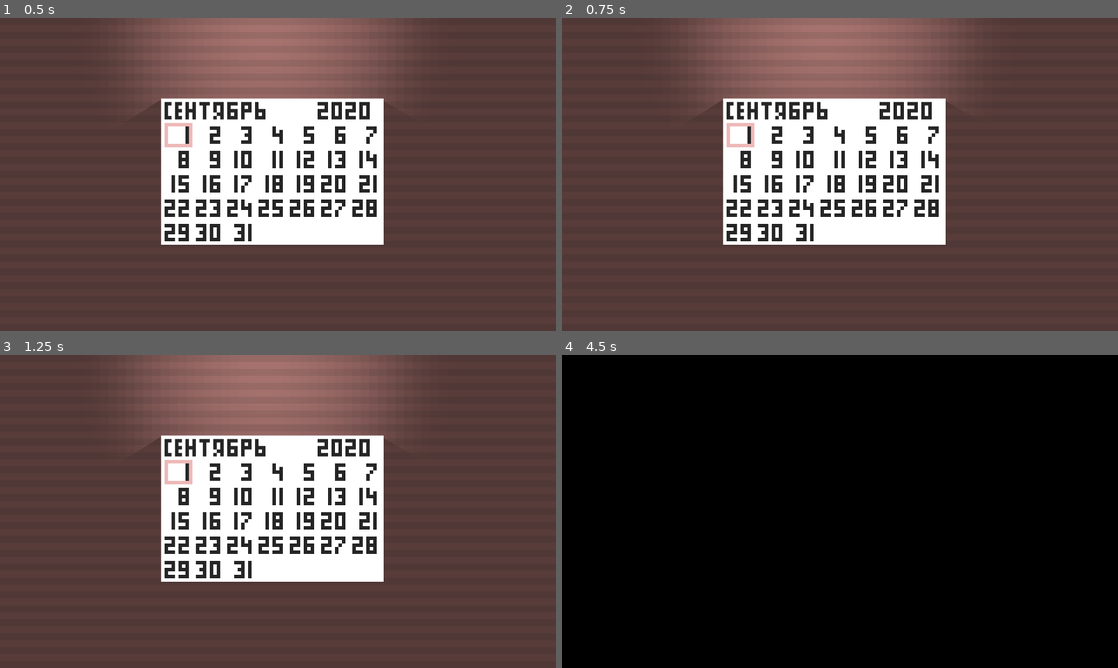
Above: before the commit, frames 1-4 (two rows, left to right).
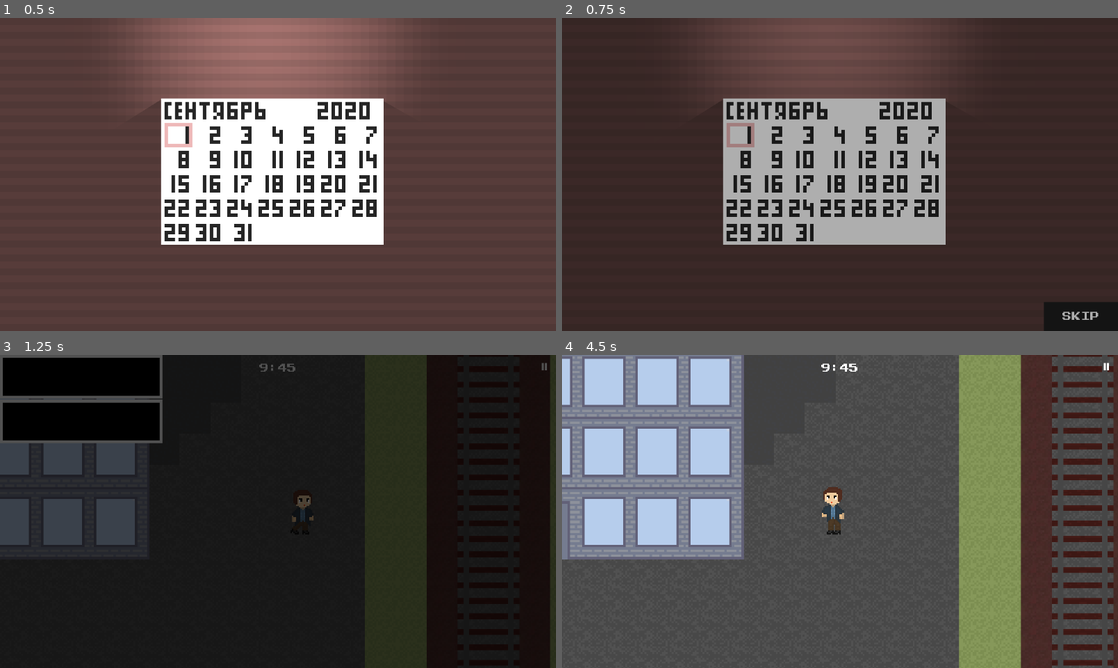
Above: after the commit, the same moments.

Repository: ordinary-dev/student-quest
Game: Godot game, scene res://Scenes/Chapter1/29.calendar.tscn
Two runs of this game, one before a commit and one after it. Both use one fixed random seed, a clock stepped at 60 frames per second and the inputs below. This scene is started directly instead of the project's main scene.
Inputs (mouse positions are in pixels of both pictures, inside the frame that each line leads up to):
- Up to frame 1 (0.5 s): no input
- Up to frame 2 (0.75 s): tap Enter (ui_accept) at 0.5 s; move the mouse to (962, 158) at 0.52 s; hold Right (ui_right) from 0.53 s (still down); click (962, 158) at 0.67 s
- Up to frame 3 (1.25 s): keep holding Right (ui_right); tap Enter (ui_accept) at 0.77 s
- Up to frame 4 (4.5 s): release Right (ui_right) at 1.25 s; drag from (728, 527) to (812, 574) at 1.27 s; move the mouse to (895, 442) at 2.02 s; hold Right (ui_right) 2.03-2.75 s; click (895, 442) at 2.17 s; drag from (812, 574) to (673, 464) at 2.77 s; move the mouse to (1006, 558) at 3.52 s; hold Left (ui_left) 3.53-4.25 s; click (1006, 558) at 3.67 s; tap Enter (ui_accept) at 3.77 s; tap Space (skip_scene, bound only after the commit) at 4.15 s; drag from (673, 464) to (756, 433) at 4.27 s

Frame 1 is identical in both runs. In frame 2, 96% of the frame differs, in the area x 0-100%, y 0-100%; in frame 3, 94%; in frame 4, 100%.

Commit message:
Add the ability to skip some scenes

Diff:
--- a/Scenes/Chapter1/01.date1.tscn
+++ b/Scenes/Chapter1/01.date1.tscn
@@ -1,6 +1,7 @@
-[gd_scene load_steps=2 format=2]
+[gd_scene load_steps=3 format=2]
 
 [ext_resource path="res://Scenes/templates/Animated_text.tscn" type="PackedScene" id=1]
+[ext_resource path="res://Scenes/ui/Skip.tscn" type="PackedScene" id=2]
 
 [node name="Control" type="Control"]
 anchor_right = 1.0
@@ -12,3 +13,7 @@
 [node name="Control" parent="." instance=ExtResource( 1 )]
 text_2 = "NIGHT"
 next_scene = "res://Scenes/Chapter1/02.fireworks.tscn"
+
+[node name="Skip" parent="." instance=ExtResource( 2 )]
+obj = NodePath("../Control")
+method = "load_scene"
--- a/Scenes/Chapter1/02.fireworks.tscn
+++ b/Scenes/Chapter1/02.fireworks.tscn
@@ -1,8 +1,9 @@
-[gd_scene load_steps=7 format=2]
+[gd_scene load_steps=8 format=2]
 
 [ext_resource path="res://Sprites/fireworks/fireworks.tres" type="Texture" id=1]
 [ext_resource path="res://Sprites/character.png" type="Texture" id=2]
 [ext_resource path="res://Sprites/light.png" type="Texture" id=3]
+[ext_resource path="res://Scenes/ui/Skip.tscn" type="PackedScene" id=4]
 
 [sub_resource type="GDScript" id=1]
 script/source = "extends Node2D
@@ -26,6 +27,10 @@
 
 
 func _on_AnimationPlayer_animation_finished(_anim_name) -> void:
+	load_scene()
+
+
+func load_scene() -> void:
 	SCENES.load_scene(next_scene)
 "
 
@@ -212,4 +217,8 @@
 __meta__ = {
 "_edit_use_anchors_": false
 }
+
+[node name="Skip" parent="." instance=ExtResource( 4 )]
+obj = NodePath("..")
+method = "load_scene"
 [connection signal="animation_finished" from="AnimationPlayer" to="." method="_on_AnimationPlayer_animation_finished"]
--- a/Scenes/Chapter1/05.train.tscn
+++ b/Scenes/Chapter1/05.train.tscn
@@ -1,7 +1,8 @@
-[gd_scene load_steps=7 format=2]
+[gd_scene load_steps=8 format=2]
 
 [ext_resource path="res://Sprites/train/field.png" type="Texture" id=1]
 [ext_resource path="res://Sprites/train/train_front.png" type="Texture" id=2]
+[ext_resource path="res://Scenes/ui/Skip.tscn" type="PackedScene" id=3]
 [ext_resource path="res://Sprites/train/train_main.png" type="Texture" id=4]
 [ext_resource path="res://Sprites/light.png" type="Texture" id=5]
 
@@ -35,6 +36,10 @@
 		offset_start, offset_end, time, Tween.TRANS_LINEAR)
 	effect.start()
 	yield(get_tree().create_timer(time), \"timeout\")
+	load_scene()
+
+
+func load_scene() -> void:
 	SCENES.load_scene(next_scene, false, false)
 "
 
@@ -118,3 +123,7 @@
 
 [node name="CanvasModulate" type="CanvasModulate" parent="."]
 color = Color( 0.635294, 0.713726, 0.713726, 1 )
+
+[node name="Skip" parent="." instance=ExtResource( 3 )]
+obj = NodePath("..")
+method = "load_scene"
--- a/Scenes/Chapter1/06.train_window.tscn
+++ b/Scenes/Chapter1/06.train_window.tscn
@@ -1,6 +1,7 @@
-[gd_scene load_steps=8 format=2]
+[gd_scene load_steps=9 format=2]
 
 [ext_resource path="res://Sprites/train/train_cropped.png" type="Texture" id=1]
+[ext_resource path="res://Scenes/ui/Skip.tscn" type="PackedScene" id=2]
 [ext_resource path="res://Sprites/train/field.png" type="Texture" id=3]
 [ext_resource path="res://Sprites/light.png" type="Texture" id=4]
 [ext_resource path="res://Audio/fx/Train.ogg" type="AudioStream" id=5]
@@ -32,6 +33,10 @@
 		time, Tween.TRANS_QUAD, Tween.EASE_IN_OUT)
 	effect.start()
 	yield(get_tree().create_timer(time), \"timeout\")
+	load_scene()
+
+
+func load_scene() -> void:
 	SCENES.load_scene(next_scene)
 "
 
@@ -87,3 +92,7 @@
 stream = ExtResource( 5 )
 volume_db = -17.0
 bus = "Ambient"
+
+[node name="Skip" parent="." instance=ExtResource( 2 )]
+obj = NodePath("..")
+method = "load_scene"
--- a/Scenes/Chapter1/08.hall.tscn
+++ b/Scenes/Chapter1/08.hall.tscn
@@ -1,8 +1,9 @@
-[gd_scene load_steps=4 format=2]
+[gd_scene load_steps=5 format=2]
 
 [ext_resource path="res://Sprites/backgrounds/hall.png" type="Texture" id=1]
 [ext_resource path="res://Scripts/DelayedLoading.gd" type="Script" id=2]
 [ext_resource path="res://Scripts/PlaySound.gd" type="Script" id=3]
+[ext_resource path="res://Scenes/ui/Skip.tscn" type="PackedScene" id=4]
 
 [node name="Node2D" type="Node2D"]
 script = ExtResource( 2 )
@@ -17,3 +18,7 @@
 [node name="Audio" type="Node2D" parent="."]
 script = ExtResource( 3 )
 file = "res://Audio/music/Ambient.ogg"
+
+[node name="Skip" parent="." instance=ExtResource( 4 )]
+obj = NodePath("..")
+method = "load_scene"
--- a/Scenes/Chapter1/09.bus.tscn
+++ b/Scenes/Chapter1/09.bus.tscn
@@ -1,9 +1,10 @@
-[gd_scene load_steps=5 format=2]
+[gd_scene load_steps=6 format=2]
 
 [ext_resource path="res://Sprites/backgrounds/city1.png" type="Texture" id=1]
 [ext_resource path="res://Scripts/DelayedLoading.gd" type="Script" id=2]
 [ext_resource path="res://Sprites/Leaves.png" type="Texture" id=3]
 [ext_resource path="res://Sprites/backgrounds/city2.png" type="Texture" id=4]
+[ext_resource path="res://Scenes/ui/Skip.tscn" type="PackedScene" id=5]
 
 [node name="Control" type="Control"]
 anchor_right = 1.0
@@ -100,3 +101,7 @@
 __meta__ = {
 "_edit_use_anchors_": false
 }
+
+[node name="Skip" parent="." instance=ExtResource( 5 )]
+obj = NodePath("..")
+method = "load_scene"
--- a/Scenes/Chapter1/10.city.tscn
+++ b/Scenes/Chapter1/10.city.tscn
@@ -1,8 +1,9 @@
-[gd_scene load_steps=4 format=2]
+[gd_scene load_steps=5 format=2]
 
 [ext_resource path="res://Sprites/menu_background/8bit-background.png" type="Texture" id=1]
 [ext_resource path="res://Scripts/DelayedLoading.gd" type="Script" id=2]
 [ext_resource path="res://Sprites/menu_background/8bit-foreground.png" type="Texture" id=3]
+[ext_resource path="res://Scenes/ui/Skip.tscn" type="PackedScene" id=4]
 
 [node name="Node2D" type="Node2D"]
 script = ExtResource( 2 )
@@ -18,3 +19,7 @@
 position = Vector2( 960, 540 )
 scale = Vector2( 8, 8 )
 texture = ExtResource( 3 )
+
+[node name="Skip" parent="." instance=ExtResource( 4 )]
+obj = NodePath("..")
+method = "load_scene"
--- a/Scenes/Chapter1/27.flat.tscn
+++ b/Scenes/Chapter1/27.flat.tscn
@@ -1,9 +1,10 @@
-[gd_scene load_steps=7 format=2]
+[gd_scene load_steps=8 format=2]
 
 [ext_resource path="res://Sprites/character_head.png" type="Texture" id=1]
 [ext_resource path="res://Sprites/blanket.png" type="Texture" id=2]
 [ext_resource path="res://Scenes/templates/Flat.tscn" type="PackedScene" id=3]
 [ext_resource path="res://Scenes/ui/disable_ui.tscn" type="PackedScene" id=4]
+[ext_resource path="res://Scenes/ui/Skip.tscn" type="PackedScene" id=5]
 
 [sub_resource type="GDScript" id=1]
 script/source = "extends Node2D
@@ -13,6 +14,10 @@
 func _ready():
 	MUSIC.stop()
 	yield(get_tree().create_timer(5), \"timeout\")
+	load_scene()
+
+
+func load_scene() -> void:
 	SCENES.load_scene(scene)
 "
 
@@ -75,3 +80,7 @@
 anims/camera = SubResource( 2 )
 
 [node name="DisableUI" parent="." instance=ExtResource( 4 )]
+
+[node name="Skip" parent="." instance=ExtResource( 5 )]
+obj = NodePath("..")
+method = "load_scene"
--- a/Scenes/Chapter1/28.black_screen.tscn
+++ b/Scenes/Chapter1/28.black_screen.tscn
@@ -1,7 +1,7 @@
-[gd_scene load_steps=2 format=2]
+[gd_scene load_steps=3 format=2]
 
 [ext_resource path="res://Scripts/DelayedLoading.gd" type="Script" id=1]
-
+[ext_resource path="res://Scenes/ui/Skip.tscn" type="PackedScene" id=2]
 
 [node name="Control" type="Control"]
 anchor_right = 1.0
@@ -13,3 +13,7 @@
 next_scene = "res://Scenes/Chapter1/29.calendar.tscn"
 delay = 3.0
 transition_in = false
+
+[node name="Skip" parent="." instance=ExtResource( 2 )]
+obj = NodePath("..")
+method = "load_scene"
--- a/Scenes/Chapter1/29.calendar.tscn
+++ b/Scenes/Chapter1/29.calendar.tscn
@@ -1,9 +1,10 @@
-[gd_scene load_steps=6 format=2]
+[gd_scene load_steps=7 format=2]
 
 [ext_resource path="res://Sprites/calendar.png" type="Texture" id=1]
 [ext_resource path="res://Tilemaps/flat/flat.tres" type="TileSet" id=2]
 [ext_resource path="res://Sprites/light_new.png" type="Texture" id=3]
 [ext_resource path="res://Scripts/DelayedLoading.gd" type="Script" id=4]
+[ext_resource path="res://Scenes/ui/Skip.tscn" type="PackedScene" id=5]
 
 [sub_resource type="OccluderPolygon2D" id=1]
 polygon = PoolVector2Array( -31.9164, -20.7375, 31.5676, -20.4989, 31.499, 20.5356, -31.4903, 20.7146 )
@@ -40,3 +41,7 @@
 z_index = 2
 z_as_relative = false
 texture = ExtResource( 1 )
+
+[node name="Skip" parent="." instance=ExtResource( 5 )]
+obj = NodePath("..")
+method = "load_scene"
--- a/Scenes/Chapter1/30.street.tscn
+++ b/Scenes/Chapter1/30.street.tscn
@@ -95,8 +95,6 @@
 
 [node name="Body" parent="." instance=ExtResource( 8 )]
 position = Vector2( -452, 2798 )
-z_index = 4
-z_as_relative = false
 collision_layer = 1025
 collision_mask = 0
 
@@ -117,8 +115,6 @@
 
 [node name="Store" parent="." instance=ExtResource( 1 )]
 position = Vector2( 552, 224 )
-z_index = 6
-z_as_relative = false
 label = "STORE"
 object_name = NodePath("..")
 function_name = "store"
@@ -139,38 +135,28 @@
 
 [node name="NS" parent="." instance=ExtResource( 1 )]
 position = Vector2( 4144, 3448 )
-z_index = 6
-z_as_relative = false
 label = "NS"
 object_name = NodePath("..")
 function_name = "ns"
 
 [node name="MATH" parent="." instance=ExtResource( 1 )]
 position = Vector2( 1280, 6336 )
-z_index = 6
-z_as_relative = false
 label = "MATH"
 object_name = NodePath("..")
 function_name = "math"
 
 [node name="HM" parent="." instance=ExtResource( 1 )]
 position = Vector2( 3872, 7816 )
-z_index = 6
-z_as_relative = false
 label = "HM"
 object_name = NodePath("..")
 function_name = "hm"
 
 [node name="Ticket_window" parent="." instance=ExtResource( 3 )]
 position = Vector2( -383.391, -104.215 )
-z_index = 6
-z_as_relative = false
 object_name = NodePath("../Ticket_window/Node2D")
 
 [node name="Mr_Dudec" parent="." instance=ExtResource( 1 )]
 position = Vector2( -38.3696, 356.368 )
-z_index = 6
-z_as_relative = false
 label = "STRANGER"
 object_name = NodePath("..")
 function_name = "mr_singer"
--- a/Scenes/Chapter2/1.Intro.tscn
+++ b/Scenes/Chapter2/1.Intro.tscn
@@ -1,6 +1,7 @@
-[gd_scene load_steps=3 format=2]
+[gd_scene load_steps=4 format=2]
 
 [ext_resource path="res://Scenes/templates/Animated_text.tscn" type="PackedScene" id=1]
+[ext_resource path="res://Scenes/ui/Skip.tscn" type="PackedScene" id=2]
 
 [sub_resource type="GDScript" id=1]
 script/source = "extends Control
@@ -22,3 +23,7 @@
 text_1 = "CHAPTER2"
 text_2 = "SECRETS"
 next_scene = "res://Scenes/Chapter2/2.Road.tscn"
+
+[node name="Skip" parent="." instance=ExtResource( 2 )]
+obj = NodePath("../Control")
+method = "load_scene"
--- a/Scenes/Chapter2/2.Road.tscn
+++ b/Scenes/Chapter2/2.Road.tscn
@@ -1,8 +1,9 @@
-[gd_scene load_steps=4 format=2]
+[gd_scene load_steps=5 format=2]
 
 [ext_resource path="res://Sprites/backgrounds/background.png" type="Texture" id=1]
 [ext_resource path="res://Scripts/DelayedLoading.gd" type="Script" id=2]
 [ext_resource path="res://Scripts/SetParam.gd" type="Script" id=3]
+[ext_resource path="res://Scenes/ui/Skip.tscn" type="PackedScene" id=4]
 
 [node name="Node2D" type="Node2D"]
 script = ExtResource( 2 )
@@ -18,3 +19,7 @@
 script = ExtResource( 3 )
 param = "stage"
 value = "6"
+
+[node name="Skip" parent="." instance=ExtResource( 4 )]
+obj = NodePath("..")
+method = "load_scene"
--- a/Scenes/templates/Animated_text.tscn
+++ b/Scenes/templates/Animated_text.tscn
@@ -65,9 +65,11 @@
 	)
 	effect.start()
 	yield(get_tree().create_timer(get_delay()), \"timeout\")
-	SCENES.load_scene(next_scene, fade_in, fade_out)
+	load_scene()
 
-"
+
+func load_scene() -> void:
+	SCENES.load_scene(next_scene, fade_in, fade_out)"
 
 [node name="Control" type="Control"]
 anchor_right = 1.0
--- /dev/null
+++ b/Scenes/ui/Skip.tscn
@@ -0,0 +1,75 @@
+[gd_scene load_steps=3 format=2]
+
+[ext_resource path="res://Scenes/templates/Button.tscn" type="PackedScene" id=1]
+
+[sub_resource type="GDScript" id=1]
+script/source = "extends CanvasLayer
+
+# Skip scene
+
+export (NodePath) var obj
+export (String) var method
+onready var btn = $Canvas/Button
+onready var timer = $Canvas/Timer
+
+
+func _ready():
+	btn.visible = false
+
+
+# Keyboard
+func _unhandled_key_input(_event):
+	if Input.is_action_pressed('skip_scene'):
+		if timer.is_stopped():
+			timer.start(1.5)
+			btn.visible = true
+		else:
+			_on_Button_pressed()
+
+
+# Mouse
+func _on_Control_gui_input(event):
+	if event is InputEventMouseButton and event.pressed:
+		timer.start(1.5)
+		btn.visible = true
+
+
+# Hide button
+func _on_Timer_timeout():
+	btn.visible = false
+
+
+# Skip scene
+func _on_Button_pressed():
+	get_node(obj).call(method)
+"
+
+[node name="Skip" type="CanvasLayer"]
+layer = 8
+script = SubResource( 1 )
+
+[node name="Canvas" type="Control" parent="."]
+anchor_right = 1.0
+anchor_bottom = 1.0
+rect_min_size = Vector2( 1920, 1080 )
+__meta__ = {
+"_edit_use_anchors_": false
+}
+
+[node name="Button" parent="Canvas" instance=ExtResource( 1 )]
+anchor_left = 1.0
+anchor_top = 1.0
+anchor_right = 1.0
+anchor_bottom = 1.0
+margin_left = -256.0
+margin_top = -100.0
+margin_right = 0.0
+margin_bottom = 0.0
+rect_min_size = Vector2( 256, 100 )
+btn_text = "SKIP"
+
+[node name="Timer" type="Timer" parent="Canvas"]
+one_shot = true
+[connection signal="gui_input" from="Canvas" to="." method="_on_Control_gui_input"]
+[connection signal="pressed" from="Canvas/Button" to="." method="_on_Button_pressed"]
+[connection signal="timeout" from="Canvas/Timer" to="Canvas" method="_on_Timer_timeout"]
--- a/Scripts/DelayedLoading.gd
+++ b/Scripts/DelayedLoading.gd
@@ -8,7 +8,11 @@
 export (bool) var transition_out = true
 
 
+func load_scene() -> void:
+	SCENES.load_scene(
+		next_scene, transition_in, transition_out)
+
+
 func _ready():
 	yield(get_tree().create_timer(delay), "timeout")
-	SCENES.load_scene(
-		next_scene, transition_in, transition_out)
+	load_scene()
--- a/project.godot
+++ b/project.godot
@@ -95,6 +95,12 @@
 "events": [ Object(InputEventKey,"resource_local_to_scene":false,"resource_name":"","device":0,"alt":false,"shift":false,"control":false,"meta":false,"command":false,"pressed":false,"scancode":16777237,"unicode":0,"echo":false,"script":null)
  ]
 }
+skip_scene={
+"deadzone": 0.5,
+"events": [ Object(InputEventKey,"resource_local_to_scene":false,"resource_name":"","device":0,"alt":false,"shift":false,"control":false,"meta":false,"command":false,"pressed":false,"scancode":32,"unicode":0,"echo":false,"script":null)
+, Object(InputEventKey,"resource_local_to_scene":false,"resource_name":"","device":0,"alt":false,"shift":false,"control":false,"meta":false,"command":false,"pressed":false,"scancode":16777221,"unicode":0,"echo":false,"script":null)
+ ]
+}
 
 [input_devices]
 
